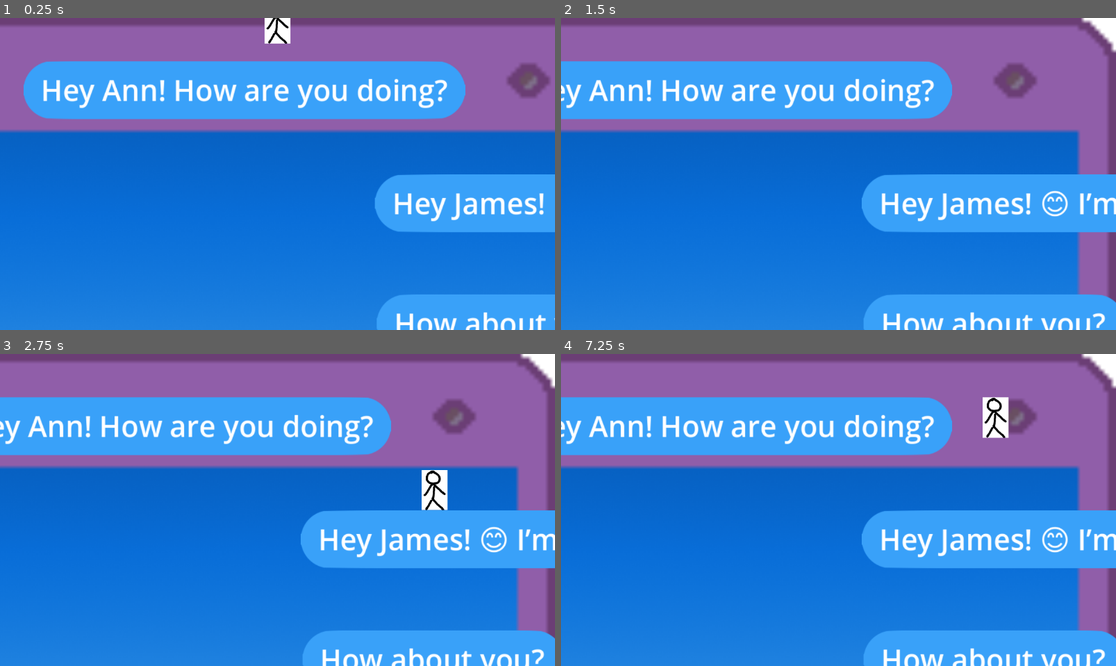
Above: before the commit, frames 1-4 (two rows, left to right).
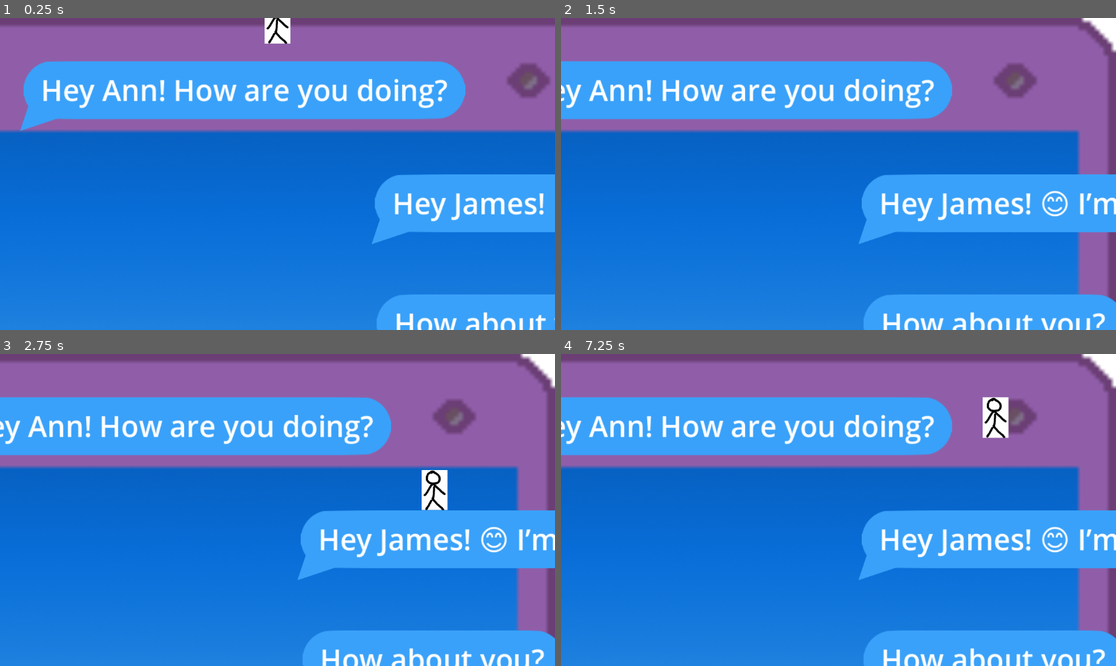
Above: after the commit, the same moments.

Repository: SidewalkSnailGames/thought-bubble
Game: Godot game, scene res://scenes/game.tscn
Same seed, same stepped clock (60 frames per second), same inputs: the game is played once before the commit and once after it.
Inputs:
- Up to frame 1 (0.25 s): no input
- Up to frame 2 (1.5 s): hold D (right) from 0.53 s (still down); tap W (jump) at 0.77 s; tap Enter at 1.25 s
- Up to frame 3 (2.75 s): tap W (jump) at 1.52 s; tap Space at 2 s; release D (right) at 2.03 s; hold A (left) from 2.03 s (still down)
- Up to frame 4 (7.25 s): release A (left) at 2.78 s; hold D (right) 2.78-4.28 s; tap W (jump) at 3.02, 3.77, 4.52, 6.02, 6.77 s; tap Enter at 4.25, 5.75 s; hold A (left) 4.28-5.03 s; tap Space at 5, 6.5 s; hold D (right) 5.03-5.78 s; hold A (left) from 5.78 s (still down)

The runs differ from the first frame. In frame 1, 0.4% of the frame differs, in the area x 3-74%, y 28-73%; in frame 2, 0.2%; in frame 3, 0.2%; in frame 4, 0.2%.

Commit message:
TRIANGLE!

Diff:
--- a/project.godot
+++ b/project.godot
@@ -18,6 +18,10 @@
 [editor_plugins]
 
 enabled=PackedStringArray("res://addons/GodotTogether/plugin.cfg")
+
+[global_group]
+
+player=""
 
 [input]
 
--- a/scenes/level_1.tscn
+++ b/scenes/level_1.tscn
@@ -43,12 +43,15 @@
 offset_bottom = 501.0
 msgText = "Yeah sure! 😊 lets meet at Bubbles Coffee at 4pm"
 
+[node name="Messagetrianglething" parent="messageplatform2/Control" index="0"]
+modulate = Color(0.223529, 0.631373, 0.976471, 1)
+
 [node name="Label" parent="messageplatform2/MarginContainer" index="0"]
 text = "Yeah sure! 😊 lets meet at Bubbles Coffee at 4pm"
 
 [node name="CollisionShape2D" parent="messageplatform2/StaticBody2D" index="0"]
 position = Vector2(460, 70.5)
-shape = SubResource("RectangleShape2D_8jdd8")
+shape = SubResource("RectangleShape2D_nk1bl")
 
 [node name="messageplatform3" parent="." instance=ExtResource("2_eqcfc")]
 offset_left = 14.0
@@ -92,12 +95,15 @@
 offset_bottom = -623.0
 msgText = "Everything okay? I’m alright"
 
+[node name="Messagetrianglething" parent="messageplatform8/Control" index="0"]
+modulate = Color(0.223529, 0.631373, 0.976471, 1)
+
 [node name="Label" parent="messageplatform8/MarginContainer" index="0"]
 text = "Everything okay? I’m alright"
 
 [node name="CollisionShape2D" parent="messageplatform8/StaticBody2D" index="0"]
 position = Vector2(362, 50)
-shape = SubResource("RectangleShape2D_pk0o2")
+shape = SubResource("RectangleShape2D_43xd7")
 
 [node name="messageplatform9" parent="." instance=ExtResource("2_eqcfc")]
 offset_left = 620.0
--- a/scenes/messageplatform.tscn
+++ b/scenes/messageplatform.tscn
@@ -1,15 +1,26 @@
-[gd_scene load_steps=4 format=3 uid="uid://v5h7jujyjrfn"]
+[gd_scene load_steps=5 format=3 uid="uid://v5h7jujyjrfn"]
 
 [ext_resource type="Script" path="res://scripts/messageplatform.gd" id="1_tkeb6"]
 [ext_resource type="Texture2D" uid="uid://dixbhqb24sr41" path="res://assets/messagebox.png" id="2_0ckfn"]
+[ext_resource type="Texture2D" uid="uid://drpfspd5aaned" path="res://assets/messagetrianglething.png" id="2_84kre"]
 
-[sub_resource type="RectangleShape2D" id="RectangleShape2D_aobew"]
+[sub_resource type="RectangleShape2D" id="RectangleShape2D_lhtnk"]
 size = Vector2(641, 100)
 
 [node name="messageplatform" type="MarginContainer"]
 offset_right = 641.0
 offset_bottom = 95.0
 script = ExtResource("1_tkeb6")
+isTriangleRight = null
+
+[node name="Control" type="Control" parent="."]
+layout_mode = 2
+size_flags_vertical = 8
+
+[node name="Messagetrianglething" type="Sprite2D" parent="Control"]
+position = Vector2(27, -12)
+scale = Vector2(0.465, 0.465)
+texture = ExtResource("2_84kre")
 
 [node name="msgBox" type="NinePatchRect" parent="."]
 modulate = Color(0.223529, 0.631373, 0.976471, 1)
--- a/scripts/messageplatform.gd
+++ b/scripts/messageplatform.gd
@@ -15,6 +15,7 @@
 }
 
 @onready var msg = $msgBox
+@onready var msgTriangle = $Control/Messagetrianglething
 @onready var msgLabel = $MarginContainer/Label
 
 @export var msgText : String = "Hello! This is a message!"
@@ -33,7 +34,7 @@
 
 	#Box color
 	msg.modulate = color_map[msgType][0]
-
+	msgTriangle.modulate = color_map[msgType][0]
 
 func _process(delta):
 	if Engine.is_editor_hint():
Binary file added: assets/messagetrianglething.png
Not shown, added: assets/messagetrianglething.png.import
Not shown: 1 places in scenes/level_1.tscn that only renumber resources
Not shown: 1 places in scenes/messageplatform.tscn that only renumber resources
